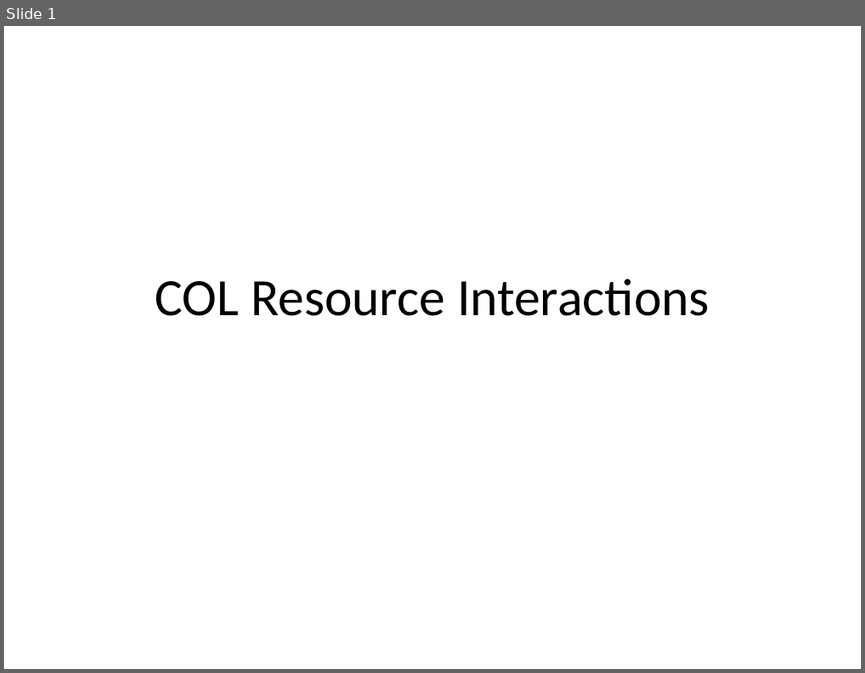
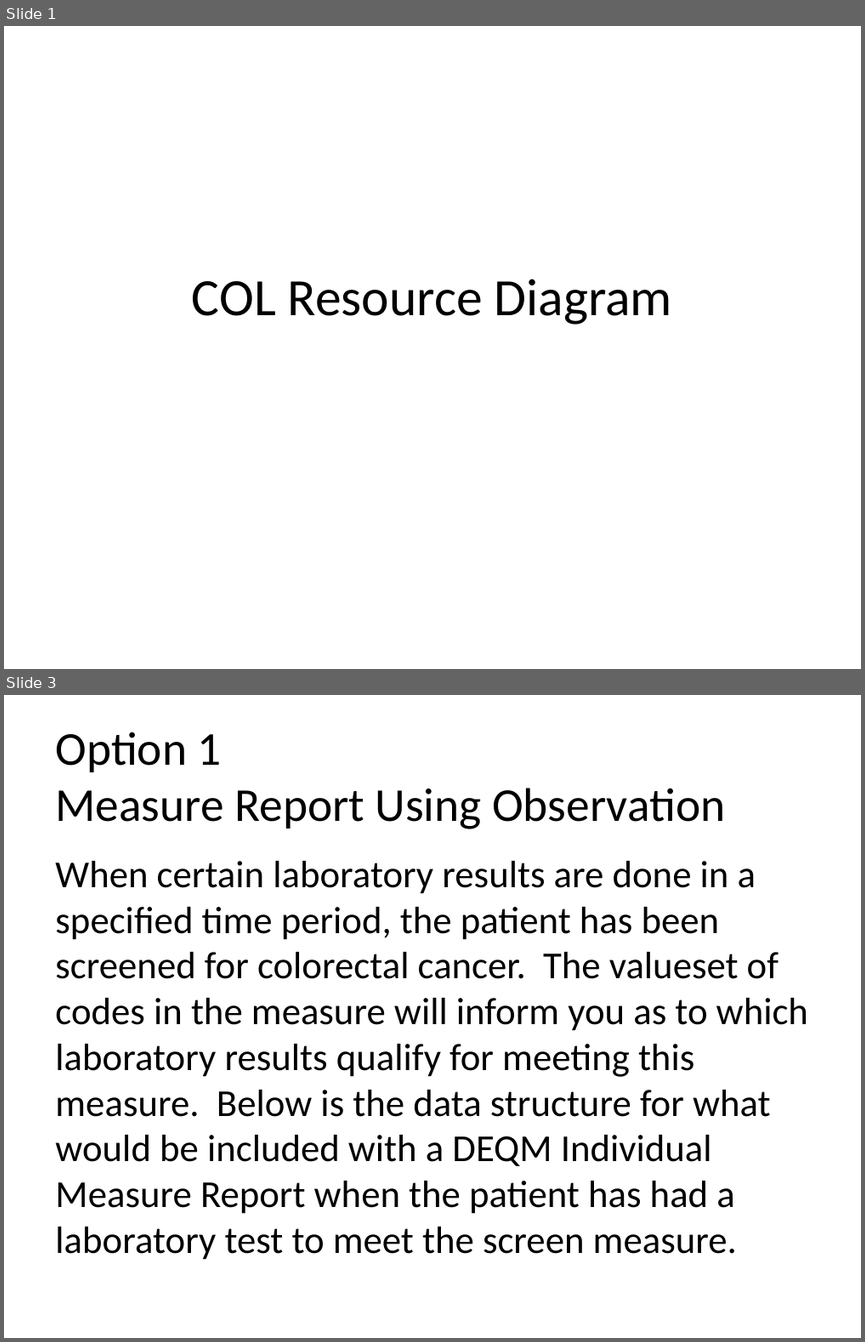
Before and after one commit to HL7/davinci-deqm, a slide deck: source/pages/assets/images/source/DEQM Resource Diagram - COL.pptx. Shown one above the other, each under a label of ours: slide 1 before the commit, slides 1 and 3 after it; the slides between them are not shown. The pictures are 865x673 and 865x1342 pixels, drawn with LibreOffice and Linux fonts; fonts in the diff are those of the drawing. Boxes give left, top, right and bottom in pixels: in the first picture for what was removed or moved away, otherwise in the second. Text is boxed around its words. In the diff, an @@ line names an element or a change of style, - is before the commit and + after.

```diff
--- a/source/pages/assets/images/source/DEQM Resource Diagram - COL.pptx
+++ b/source/pages/assets/images/source/DEQM Resource Diagram - COL.pptx
@@ slide 3 added at box(4, 695, 861, 1338), background #FFFFFF @@
@@ title added at box(55, 732, 725, 829), 39.6 pt, text #000000 @@
+Option 1
+Measure Report Using Observation
@@ text added at box(55, 861, 808, 1259), 32 pt, text #000000 @@
+When certain laboratory results are done in a specified time period, the patient has been screened for colorectal cancer. The valueset of codes in the measure will inform you as to which laboratory results qualify for meeting this measure. Below is the data structure for what would be included with a DEQM Individual Measure Report when the patient has had a laboratory test to meet the screen measure.
@@ slide 1 changed as well @@
@@ title at box(192, 278, 672, 324): text changed @@
-COL Resource Interactions
+COL Resource Diagram
```
Also in this commit, not shown: 4 other slides changed, 5 other slides added, 21 other files.
